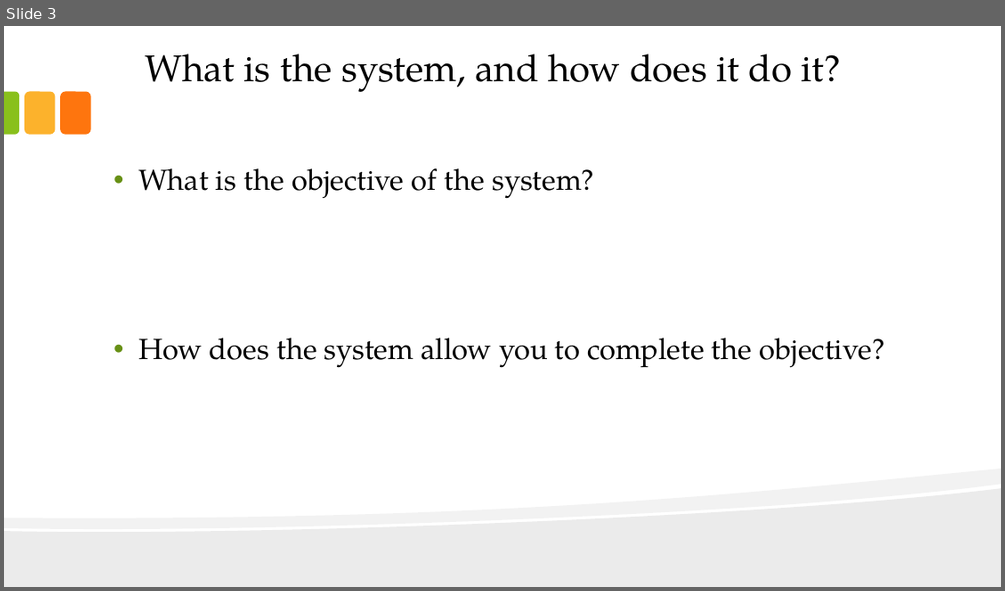
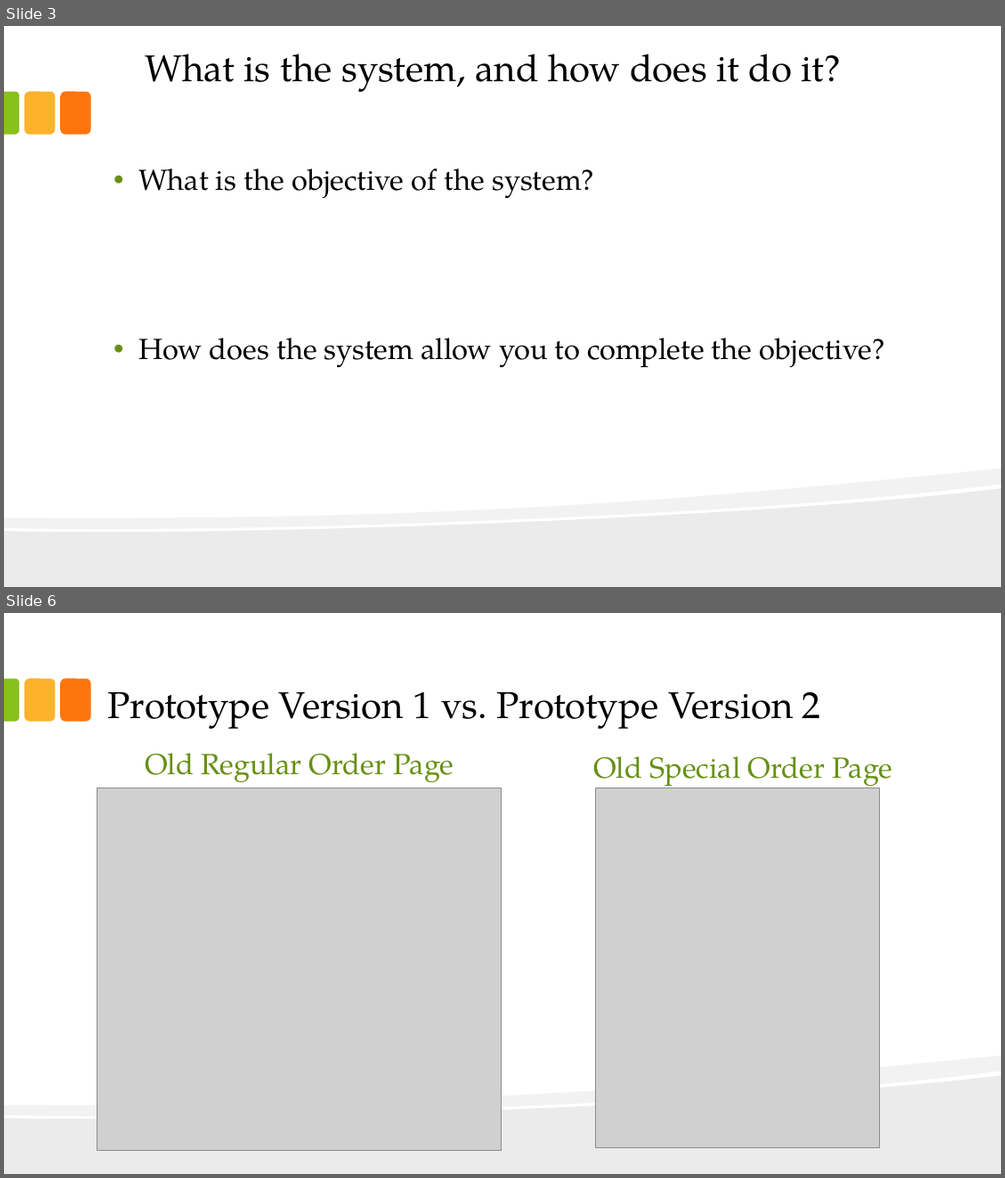
Before and after one commit to redlac/Interface-Design-Project-P3, a slide deck: Main Folder/presentationFinal.pptx. Shown one above the other, each under a label of ours: slide 3 before the commit, slides 3 and 6 after it; the slides between them are not shown. The pictures are 1005x591 and 1005x1178 pixels, drawn with LibreOffice and Linux fonts; fonts in the diff are those of the drawing; grey boxes stand for pictures. Boxes give left, top, right and bottom in pixels: in the first picture for what was removed or moved away, otherwise in the second. Text is boxed around its words. In the diff, an @@ line names an element or a change of style, - is before the commit and + after.

```diff
--- a/Main Folder/presentationFinal.pptx
+++ b/Main Folder/presentationFinal.pptx
@@ slide 6 added at bbox=[4, 613, 1001, 1174], background #FFFFFF; not listed: 5 template elements that a slide beside it also shows @@
@@ title added at bbox=[107, 692, 821, 729], 36 pt, text #000000 @@
+Prototype Version 1 vs. Prototype Version 2
@@ text added at bbox=[145, 753, 453, 783], 28 pt, text #679015 @@
+Old Regular Order Page
@@ text added at bbox=[593, 756, 892, 789], 28 pt, text #679015 @@
+Old Special Order Page
@@ picture added at bbox=[97, 787, 502, 1150] @@
@@ picture added at bbox=[596, 787, 880, 1148] @@
```
Also in this commit, not shown: 5 other slides added, 10 slides removed.
